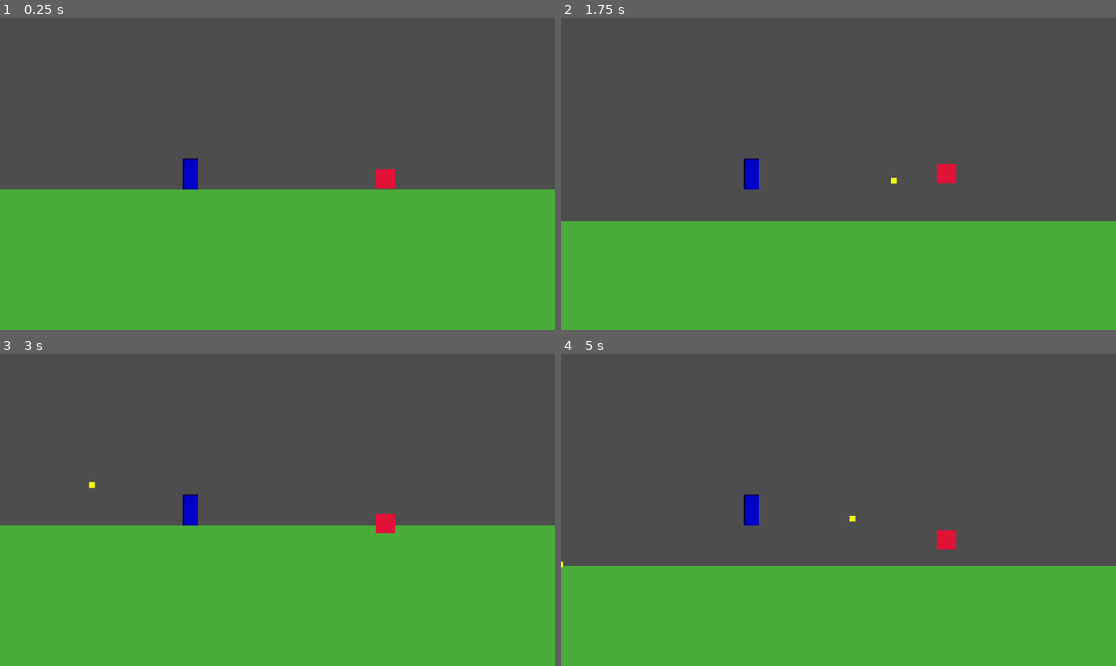
Above: before the commit, frames 1-4 (two rows, left to right).
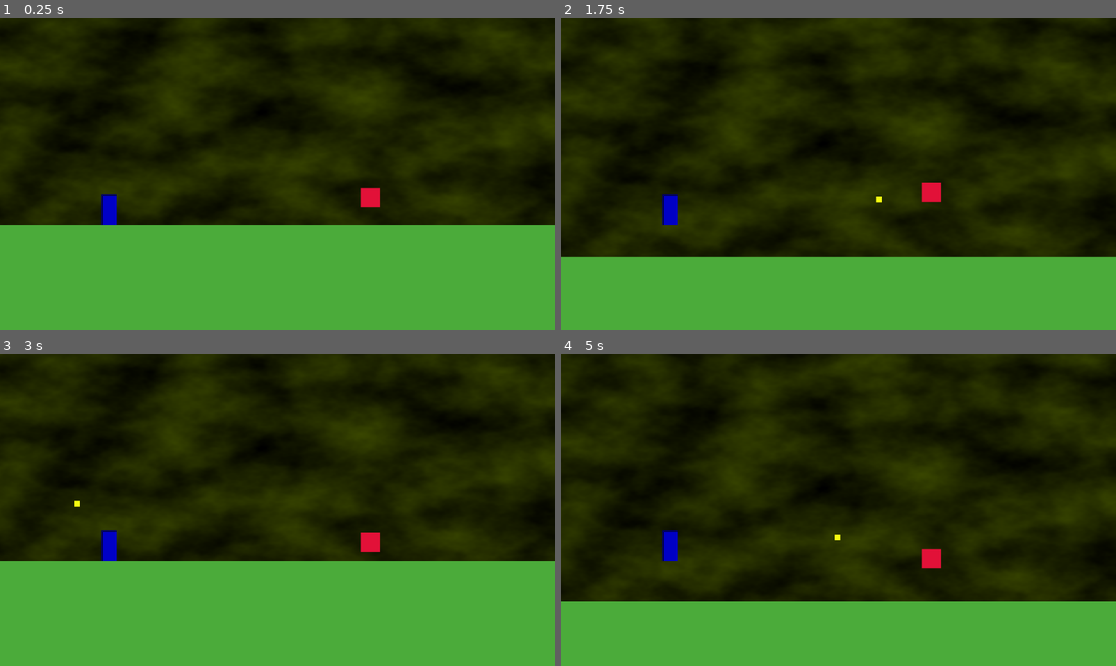
Above: after the commit, the same moments.

Repository: heyshahrad/EndlessParry
Game: Godot game, scene res://enviroment/world/main.tscn
Same seed, same stepped clock (60 frames per second), same inputs: the game is played once before the commit and once after it.
Inputs:
- Up to frame 1 (0.25 s): no input
- Up to frame 2 (1.75 s): tap Enter (ui_accept) at 0.5, 0.77, 1.52 s; tap Z (shield) at 0.6, 1.35 s
- Up to frame 3 (3 s): tap Z (shield) at 2.1, 2.85 s
- Up to frame 4 (5 s): tap Enter (ui_accept) at 3.02, 3.77, 4.52 s; tap Z (shield) at 3.6, 4.35 s

The runs differ from the first frame. In frame 1, 66% of the frame differs, in the area x 0-100%, y 0-67%; in frame 2, 77%; in frame 3, 66%; in frame 4, 79%, in the area x 0-100%, y 0-80%.

Commit message:
added penalty for holding the shield too long,added the moving background

Diff:
--- a/characters/player/player.gd
+++ b/characters/player/player.gd
@@ -3,12 +3,19 @@
 const JUMP_VELOCITY = -400.0
 var gravity = ProjectSettings.get_setting("physics/2d/default_gravity")
 
-# New Shield Variables
+# Shield Variables
 var is_shielding: bool = false
 var can_parry: bool = false
 
+# --- NEW: Drift and Penalty Variables ---
+var start_x: float = 0.0
+var block_penalty_speed: float = 200.0 # How fast you get pushed left
+var recovery_speed: float = 50.0       # How fast you run back to the right
+
 func _ready():
-	$Shield.hide() # Hide the shield when the game starts
+	$Shield.hide()
+	# Remember exactly where the player starts on the screen!
+	start_x = position.x
 
 func _physics_process(delta):
 	# --- GRAVITY & JUMPING ---
@@ -18,31 +25,51 @@
 	if Input.is_action_just_pressed("ui_accept") and is_on_floor():
 		velocity.y = JUMP_VELOCITY
 
-	# --- SHIELD LOGIC ---
+	# --- SHIELD INPUT ---
 	if Input.is_action_just_pressed("shield"):
 		is_shielding = true
-		can_parry = true # Open the parry window!
+		can_parry = true
 		$Shield.show()
-		$ParryTimer.start() # Start the 0.2 second countdown
+		$ParryTimer.start()
 
 	if Input.is_action_just_released("shield"):
 		is_shielding = false
 		can_parry = false
 		$Shield.hide()
 
+	# --- NEW: THE DRIFT MECHANIC ---
+	if is_shielding and not can_parry:
+		# The parry window missed, and they are just holding block. Push them left!
+		velocity.x = -block_penalty_speed
+	elif not is_shielding and position.x < start_x:
+		# Shield is down, and they are behind their starting spot. Run right!
+		velocity.x = recovery_speed
+	else:
+		# They are safely at the start line. Stop moving on the X axis.
+		velocity.x = 0
+		position.x = start_x # This snaps them exactly to the start so they don't jitter
+
 	move_and_slide()
 
-# This triggers when the 0.2 second ParryTimer runs out
+	# --- NEW: THE DEATH ZONE ---
+	# If the player is pushed completely off the left side of the screen (past 0)
+	if position.x < -400:
+		die()
+
+# --- NEW: GAME OVER FUNCTION ---
+func die():
+	# For now, dying just instantly restarts the current level
+	get_tree().reload_current_scene()
+
 func _on_parry_timer_timeout():
-	can_parry = false # The window closes, but the shield stays up to block
+	can_parry = false
 
-# This triggers when something hits the Shield Area2D
 func _on_shield_area_entered(area):
 	if not is_shielding:
-		return # Do nothing if we aren't holding the shield button
+		return
 
 	if area.is_in_group("projectile"):
 		if can_parry:
-			area.parry() # We timed it perfectly! Deflect it!
+			area.parry()
 		else:
-			area.queue_free() # We held the button too long. Just destroy the projectile (Block).
+			area.queue_free()
--- a/characters/player/player.tscn
+++ b/characters/player/player.tscn
@@ -24,7 +24,7 @@
 shape = SubResource("RectangleShape2D_508ok")
 
 [node name="Camera2D" type="Camera2D" parent="."]
-position = Vector2(182, 0)
+position = Vector2(351, -74)
 
 [node name="Shield" type="Area2D" parent="."]
 
--- a/enviroment/world/main.tscn
+++ b/enviroment/world/main.tscn
@@ -1,10 +1,18 @@
-[gd_scene load_steps=4 format=3 uid="uid://2vanloqhtpsq"]
+[gd_scene load_steps=7 format=3 uid="uid://2vanloqhtpsq"]
 
 [ext_resource type="PackedScene" uid="uid://cj10vl6x4fs87" path="res://characters/player/player.tscn" id="1_lhhyj"]
 [ext_resource type="PackedScene" uid="uid://pdmahlr6puik" path="res://characters/enemy/enemy.tscn" id="2_tcmt3"]
+[ext_resource type="Script" uid="uid://cvs616cjmxfve" path="res://enviroment/world/treadmill.gd" id="3_q1nod"]
 
 [sub_resource type="RectangleShape2D" id="RectangleShape2D_lhhyj"]
 size = Vector2(2053, 692)
+
+[sub_resource type="FastNoiseLite" id="FastNoiseLite_7bjro"]
+
+[sub_resource type="NoiseTexture2D" id="NoiseTexture2D_5d8np"]
+width = 1152
+height = 648
+noise = SubResource("FastNoiseLite_7bjro")
 
 [node name="Main" type="Node2D"]
 
@@ -24,4 +32,16 @@
 shape = SubResource("RectangleShape2D_lhhyj")
 
 [node name="Enemy" parent="." instance=ExtResource("2_tcmt3")]
-position = Vector2(406, 0)
+position = Vector2(544, -35)
+
+[node name="ParallaxBackground" type="ParallaxBackground" parent="."]
+
+[node name="ParallaxLayer" type="ParallaxLayer" parent="ParallaxBackground"]
+modulate = Color(0.22352941, 0.27450982, 0, 1)
+motion_mirroring = Vector2(1152, 0)
+script = ExtResource("3_q1nod")
+
+[node name="Sprite2D" type="Sprite2D" parent="ParallaxBackground/ParallaxLayer"]
+position = Vector2(344.00003, -63.49998)
+scale = Vector2(2.3828127, 1.2988282)
+texture = SubResource("NoiseTexture2D_5d8np")
